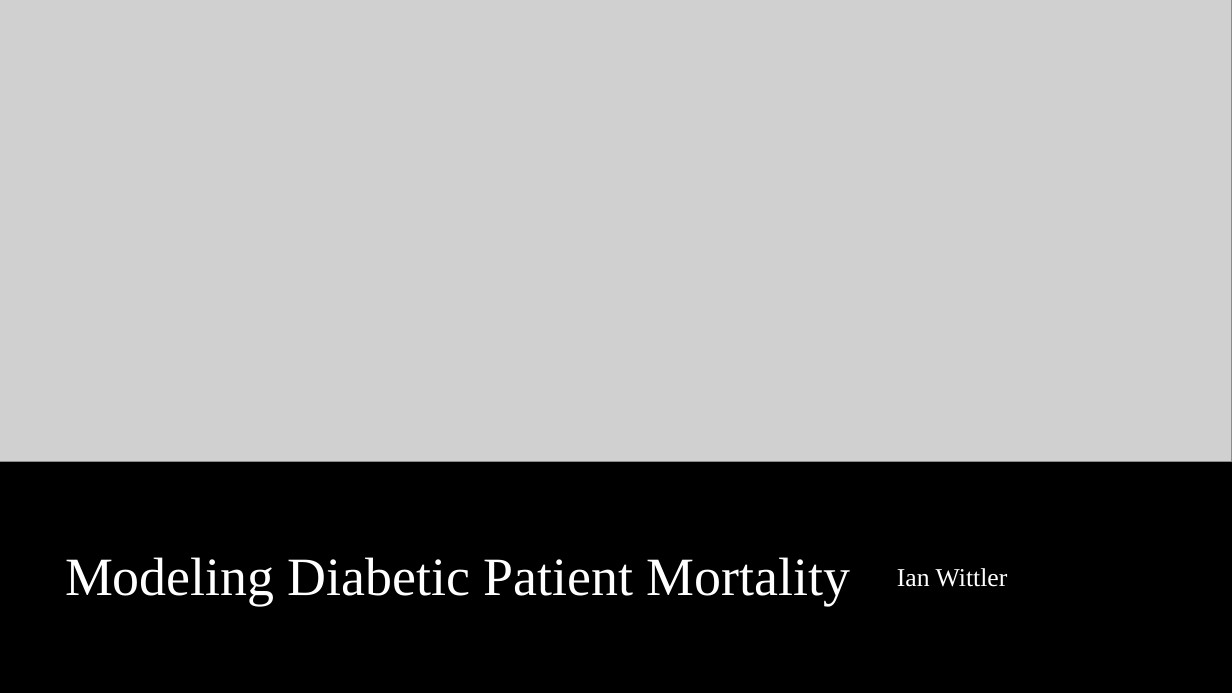
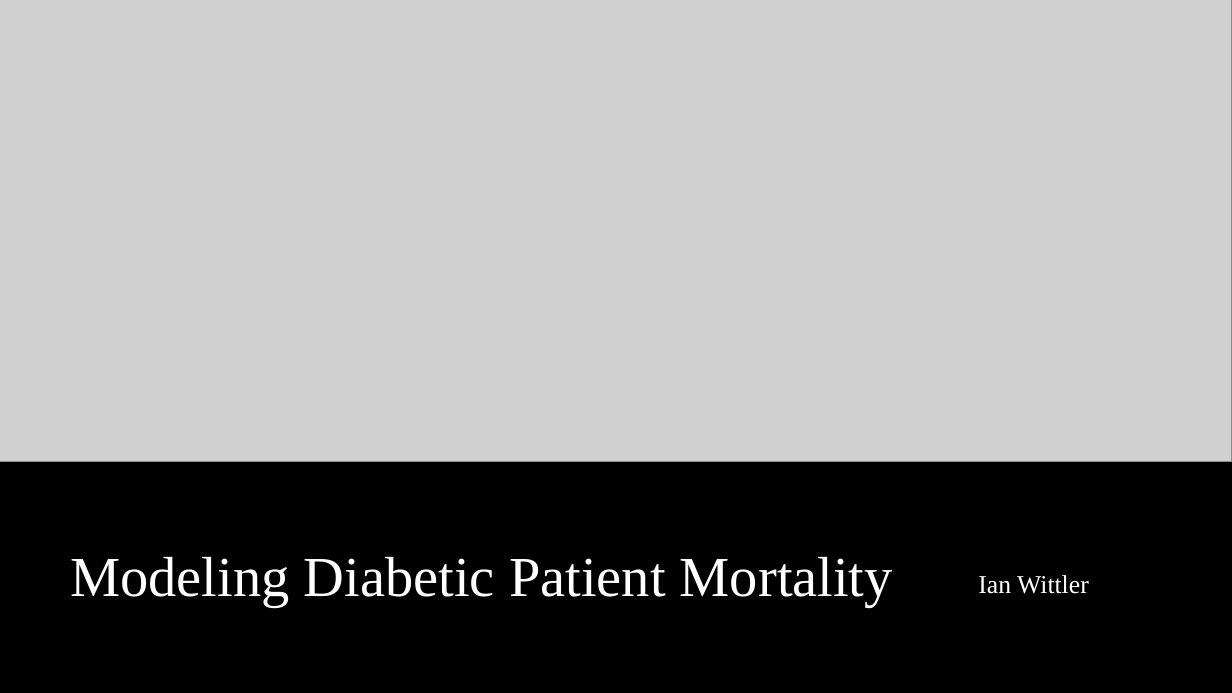
Before and after one commit to imw2/Diabetes-Diagnosis-Prediction, a slide deck: slide 1 of O. Week 3-4-2019/FinalPresentationWittler.pptx. Drawn at 1232x693 pixels with LibreOffice and Linux fonts; fonts in the diff are those of the drawing; grey boxes stand for pictures. Boxes give left, top, right and bottom in pixels: in the first picture for what was removed or moved away, otherwise in the second. Text is boxed around its words. In the diff, an @@ line names an element or a change of style, - is before the commit and + after.

```diff
--- a/O. Week 3-4-2019/FinalPresentationWittler.pptx
+++ b/O. Week 3-4-2019/FinalPresentationWittler.pptx
@@ title "Modeling Diabetic Patient Mortality" at box(70, 556, 893, 607): size 42 to 44 pt @@
@@ subtitle "Ian Wittler": place and size @@
-subtitle "Ian Wittler" at box(897, 568, 1008, 587)
+subtitle "Ian Wittler" at box(978, 575, 1089, 594)
```
Also in this commit, not shown: 4 other slides changed, 6 slides added.
